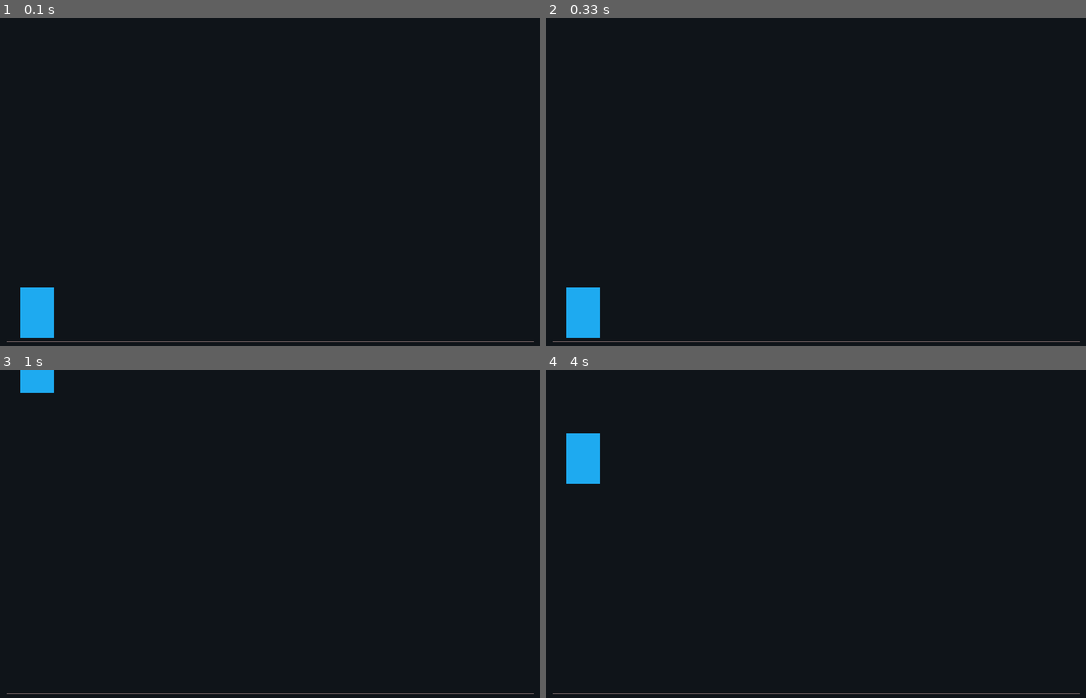
Above: before the commit, frames 1-4 (two rows, left to right).
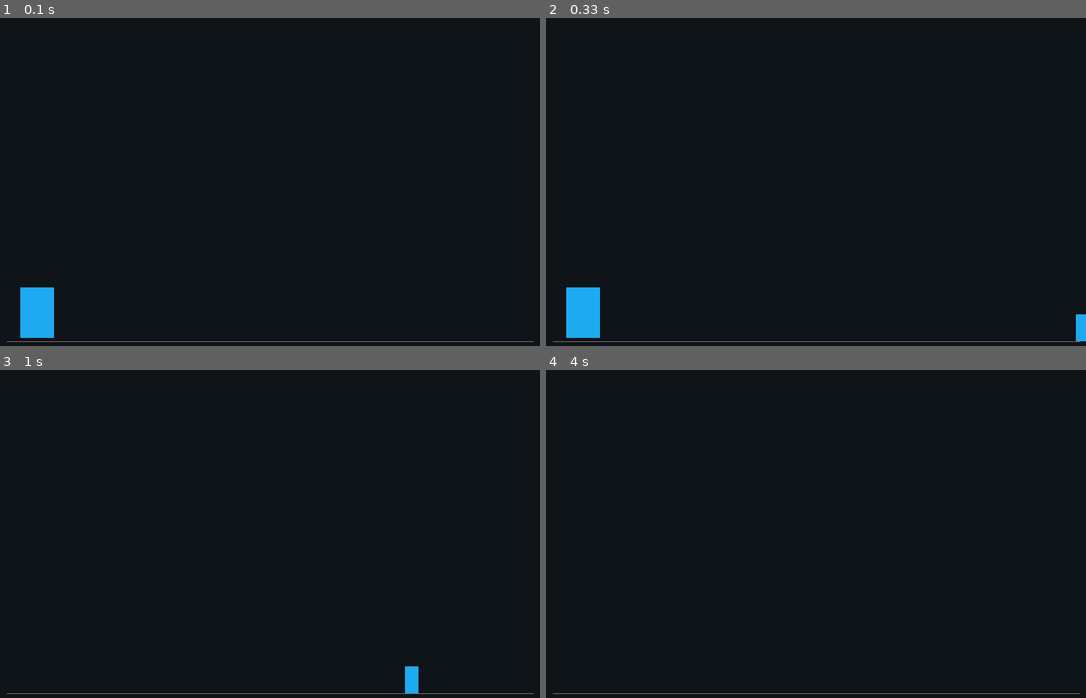
Above: after the commit, the same moments.

Repository: Yt027/Test-Projects
Game: pygame game, started from Python/tux-run/main.py
The game is run twice, just before and just after one commit, with the same random seed, the same clock (stepped at 60 frames per second) and the same inputs.
Inputs:
- Up to frame 1 (0.1 s): no input
- Up to frame 2 (0.33 s): no input
- Up to frame 3 (1 s): tap Space at 0.33, 0.73 s
- Up to frame 4 (4 s): tap Space at 1.03, 1.23, 2.07, 2.37, 2.63, 3.8 s

Frame 1 is identical in both runs. In frame 2, 0.2% of the frame differs, in the area x 98-100%, y 90-99%; in frame 3, 0.6%; in frame 4, 1.0%, in the area x 3-10%, y 19-35%.

Commit message:
Tux-run: Added random obstacles

Diff:
--- a/Python/tux-run/main.py
+++ b/Python/tux-run/main.py
@@ -7,11 +7,16 @@
 
 pygame.display.set_caption("Tux Run")
 
+def add_OBS():
+    GAME["OBS"].append([SCREEN_WIDTH + 10, GROUND - 40, 20, 40])
 
 
 # Game function
 def main():
     while True:
+        if randint(0, 100) == 5 and len(GAME["OBS"]) < 3:
+            add_OBS()
+
         for event in pygame.event.get():
             if event.type == pygame.QUIT:
                 Window.close()
@@ -28,7 +33,7 @@
         # Managing player
         # Jump
         # print(PLAYER["velocity"])
-        print(GAME["DELTA"])
+        # print(len(GAME["OBJ"]))
         if PLAYER["y"] < GROUND - 75 - 5:
 
             # if PLAYER["velocity"] < -PLAYER["jump_speed"] * 1.5:
@@ -48,6 +53,18 @@
         # Ground
         pygame.draw.line(screen, (COLORS["ground"]), (10, GROUND), (SCREEN_WIDTH - 10, GROUND))
 
+        # Obstacles
+        OBS_BIN = []
+        for obs in GAME["OBS"]:
+            obs[0] -= PLAYER["run_speed"] * GAME["DELTA"]
+            pygame.draw.rect(screen, COLORS["primary"], (obs[0], obs[1], obs[2], obs[3]))
+
+            if obs[0] <= -10:
+                OBS_BIN.append(obs)
+
+        for obs_ in OBS_BIN:
+            GAME["OBS"].remove(obs_)
+
         # Player
         pygame.draw.rect(screen, COLORS["primary"], (PLAYER["x"], PLAYER["y"], PLAYER["w"], PLAYER["h"]))
 
--- a/Python/tux-run/variables.py
+++ b/Python/tux-run/variables.py
@@ -13,7 +13,16 @@
 GROUND = SCREEN_HEIGHT - 20
 
 GAME = {
-    "DELTA": 0.016
+    "DELTA": 0.016,
+    "OBJ": [
+        # List of game obstacle types
+        [SCREEN_WIDTH + 10, GROUND - 40, 20, 40], # Small cactus
+        [SCREEN_WIDTH + 10, GROUND - 60, 30, 60], # Large cactus
+        [SCREEN_WIDTH + 10, GROUND - 30, 40, 30]  # Bird
+    ],
+    "OBS": [
+        # List of current obstacles on screen
+    ]
 }
 
 PLAYER = {
@@ -23,7 +32,8 @@
     "y": GROUND - 75 - 5,
     "velocity": 0,
     "jump_hight": 1600,
-    "jump_speed": 120
+    "jump_speed": 100,
+    "run_speed": 300
 }
 
 COLORS = {
